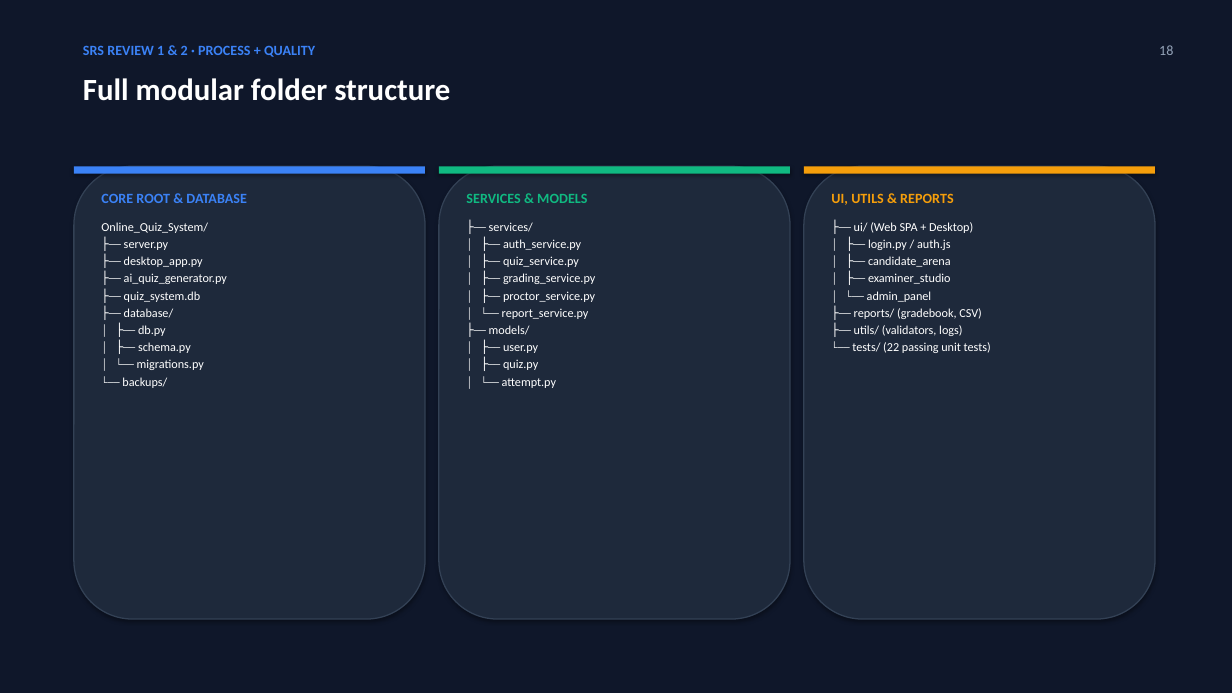
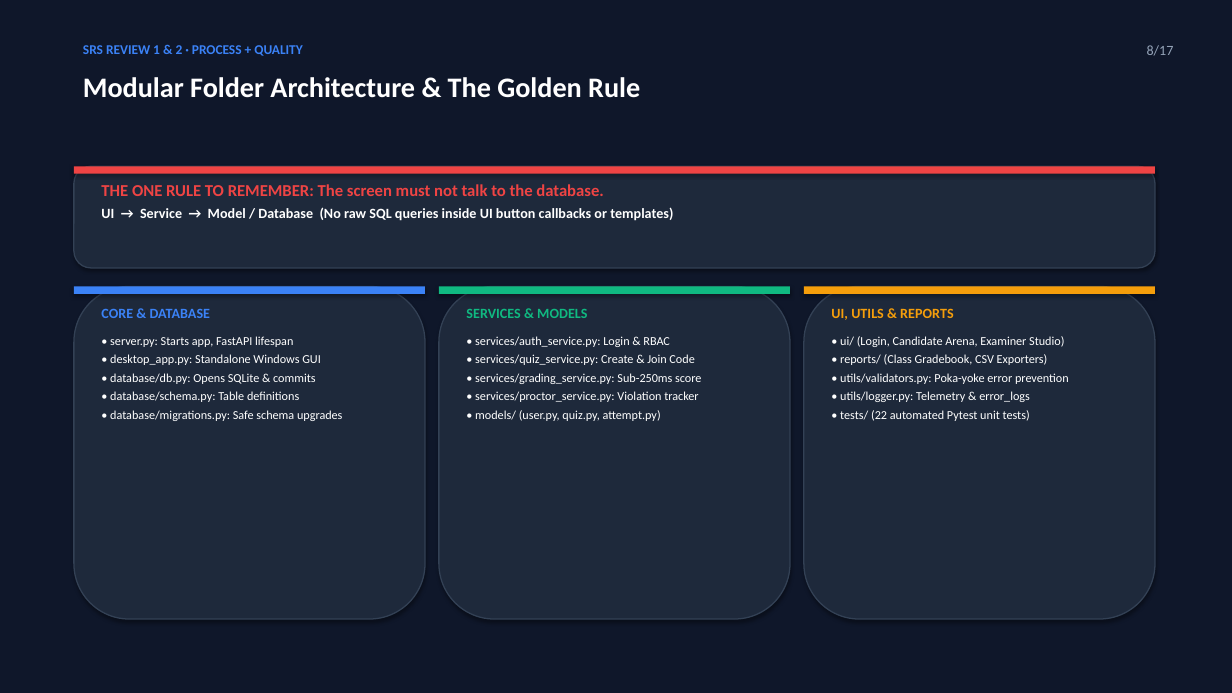
Before and after one commit to Vanshika071417/Online_Quiz_System, a slide deck: slide 8 of QuizSphere_Master_Review_1_and_2.pptx (slide 18 before the commit). Drawn at 1232x693 pixels with LibreOffice and Linux fonts; fonts in the diff are those of the drawing. Boxes give left, top, right and bottom in pixels: in the first picture for what was removed or moved away, otherwise in the second. Text is boxed around its words. In the diff, an @@ line names an element or a change of style, - is before the commit and + after.

Commit message:
docs: streamline presentation to compact 17 slides covering all Review 1 and 2 topics

```diff
--- a/QuizSphere_Master_Review_1_and_2.pptx
+++ b/QuizSphere_Master_Review_1_and_2.pptx
@@ text "SRS REVIEW 1 & 2 ..." at [83,45,302,56]: size 11 to 10.5 pt @@
@@ text at [1147,45,1174,55]: text changed @@
-18
+8/17
@@ text at [83,77,640,98]: text changed; size 24 to 22 pt @@
-Full modular folder structure
+Modular Folder Architecture & The Golden Rule
@@ rounded rectangle: place and size @@
-rounded rectangle at [74,166,425,619]
+rounded rectangle at [74,166,1155,268]
@@ rectangle: place and size @@
-rectangle at [74,166,425,174]
+rectangle at [74,166,1155,174]
@@ rectangle at [74,166,1155,174]: fill #3B82F6 to #EF4444 @@
@@ text added at [101,184,673,221], 11 pt, text #FFFFFF, bold @@
+THE ONE RULE TO REMEMBER: The screen must not talk to the database.
+UI → Service → Model / Database (No raw SQL queries inside UI button callbacks or templates)
@@ rounded rectangle: place and size @@
-rounded rectangle at [439,166,790,619]
+rounded rectangle at [74,287,425,619]
@@ rectangle: place and size @@
-rectangle at [439,166,790,174]
+rectangle at [74,287,425,294]
@@ rectangle at [74,287,425,294]: fill #10B981 to #3B82F6 @@
@@ rounded rectangle: place and size @@
-rounded rectangle at [804,166,1155,619]
+rounded rectangle at [439,287,790,619]
@@ rectangle: place and size @@
-rectangle at [804,166,1155,174]
+rectangle at [439,287,790,294]
@@ rectangle at [439,287,790,294]: fill #F59E0B to #10B981 @@
@@ rounded rectangle added at [804,287,1155,619], fill #1E293B, outline #334155 1 pt @@
@@ rectangle added at [804,287,1155,294], fill #F59E0B @@
@@ text at [101,308,343,421]: text changed @@
-CORE ROOT & DATABASE
-Online_Quiz_System/
-├── server.py
-├── desktop_app.py
-├── ai_quiz_generator.py
-├── quiz_system.db
-├── database/
-│ ├── db.py
-│ ├── schema.py
-│ └── migrations.py
-└── backups/
+CORE & DATABASE
+• server.py: Starts app, FastAPI lifespan
+• desktop_app.py: Standalone Windows GUI
+• database/db.py: Opens SQLite & commits
+• database/schema.py: Table definitions
+• database/migrations.py: Safe schema upgrades
@@ text "SERVICES & MODELS": place and size @@
-text "SERVICES & MODELS" at [466,194,595,388]
+text "SERVICES & MODELS" at [466,309,701,421]
@@ text at [466,309,587,318]: less space between paragraphs @@
@@ text "UI, UTILS & REPORTS": place and size @@
-text "UI, UTILS & REPORTS" at [831,193,991,353]
+text "UI, UTILS & REPORTS" at [831,308,1069,421]
@@ text at [831,308,953,320]: less space between paragraphs @@
@@ text at [475,336,701,421]: text changed @@
-├── services/
-│ ├── auth_service.py
-│ ├── quiz_service.py
-│ ├── grading_service.py
-│ ├── proctor_service.py
-│ └── report_service.py
-├── models/
-│ ├── user.py
-│ ├── quiz.py
-│ └── attempt.py
+• services/auth_service.py: Login & RBAC
+• services/quiz_service.py: Create & Join Code
+• services/grading_service.py: Sub-250ms score
+• services/proctor_service.py: Violation tracker
+• models/ (user.py, quiz.py, attempt.py)
@@ text at [840,336,1069,421]: text changed @@
-├── ui/ (Web SPA + Desktop)
-│ ├── login.py / auth.js
-│ ├── candidate_arena
-│ ├── examiner_studio
-│ └── admin_panel
-├── reports/ (gradebook, CSV)
-├── utils/ (validators, logs)
-└── tests/ (22 passing unit tests)
+• ui/ (Login, Candidate Arena, Examiner Studio)
+• reports/ (Class Gradebook, CSV Exporters)
+• utils/validators.py: Poka-yoke error prevention
+• utils/logger.py: Telemetry & error_logs
+• tests/ (22 automated Pytest unit tests)
```
Also in this commit, not shown: 7 other slides changed, 9 slides added, 34 slides removed, 4 other files.
